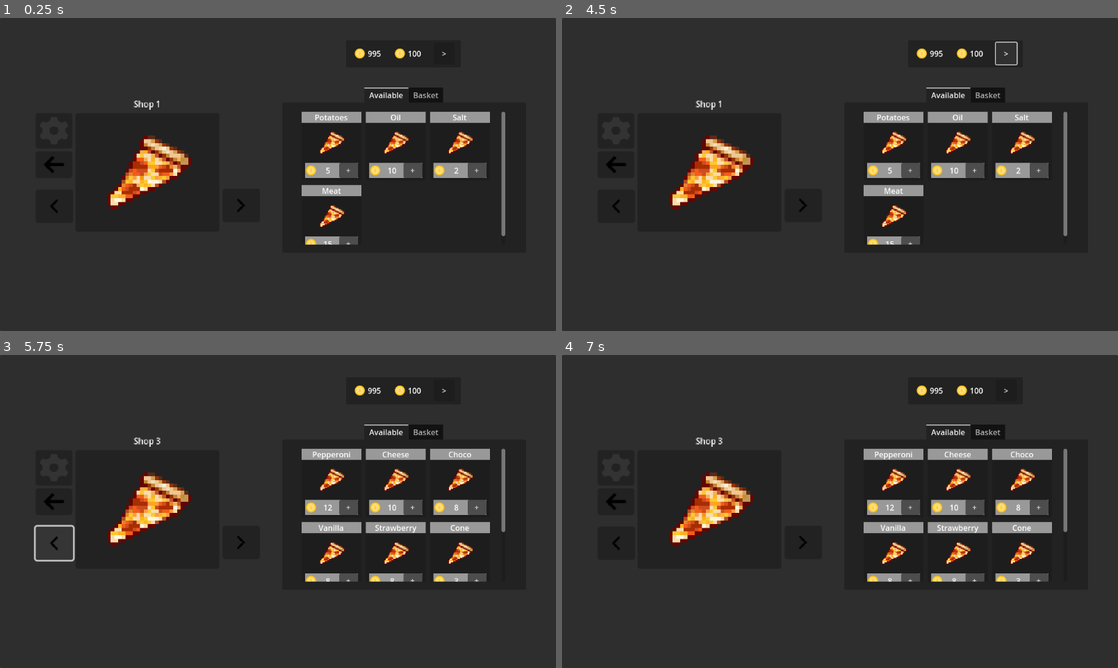
Above: before the commit, frames 1-4 (two rows, left to right).
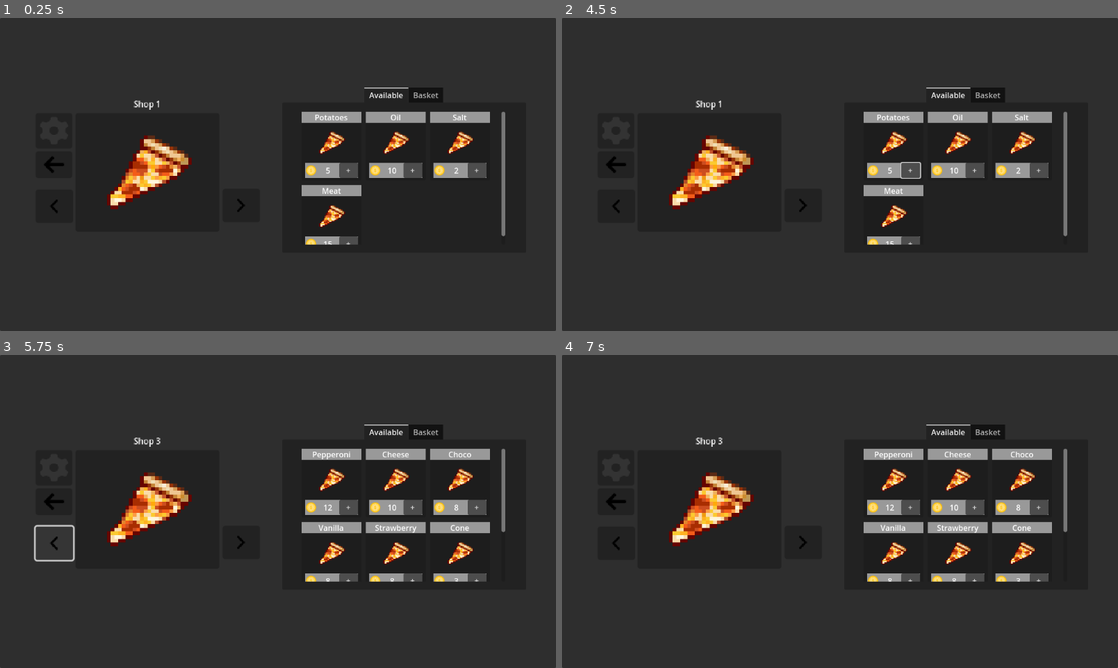
Above: after the commit, the same moments.

Repository: HartFinne/Cozy-Cuisine
Game: Godot game, scene res://Market (shops, items)/Scenes/market_scene.tscn
The game is run twice, just before and just after one commit, with the same random seed, the same clock (stepped at 60 frames per second) and the same inputs. The engine's default icon, where the game draws it, is replaced by a stand-in: a white triangle on a blue panel in a dark square.
Inputs (mouse positions are in pixels of both pictures, inside the frame that each line leads up to):
- Up to frame 1 (0.25 s): no input
- Up to frame 2 (4.5 s): click (617, 205) at 0.5 s; click "->" at 1.25 s; click "->" at 2 s; click (801, 205) at 2.75 s; click "+" at 3.5 s; click (1006, 52) at 4.25 s, where only the run before the commit has a clickable ">"
- Up to frame 3 (5.75 s): click (55, 542) at 5 s
- Up to frame 4 (7 s): click "->" at 5.75 s; click "->" at 6.5 s

The runs differ from the first frame. In frame 1, 0.2% of the frame differs, in the area x 63-81%, y 9-14%; in frame 2, 0.3%, in the area x 60-82%, y 7-52%; in frame 3, 0.2%; in frame 4, 0.2%.

Commit message:
Sure Done in market scene
i added validation when buying ingredients if money is enough or not

Diff:
--- a/JSON (dictionaries, data)/basket_data.json
+++ b/JSON (dictionaries, data)/basket_data.json
@@ -1,3 +1,8 @@
 {
-
+	"Oil": {
+		"image": "res://Market (shops, items)/Assets/Ingredients/81_pizza.png",
+		"name": "Oil",
+		"price": 10,
+		"quantity": 1
+	}
 }
--- a/JSON (dictionaries, data)/player_data.json
+++ b/JSON (dictionaries, data)/player_data.json
@@ -1,13 +1,19 @@
 {
-	"budget": 995.0,
+	"budget": 5.0,
 	"days": 1.0,
 	"expenses": 0.0,
 	"inventory": {
+		"MixedVeg": {
+			"image": "res://Market (shops, items)/Assets/Ingredients/81_pizza.png",
+			"name": "MixedVeg",
+			"price": 6,
+			"quantity": 1
+		},
 		"Oil": {
 			"image": "res://Market (shops, items)/Assets/Ingredients/81_pizza.png",
 			"name": "Oil",
 			"price": 10.0,
-			"quantity": 5.0
+			"quantity": 6.0
 		},
 		"Potatoes": {
 			"image": "res://Market (shops, items)/Assets/Ingredients/81_pizza.png",
--- a/Market (shops, items)/Scenes/ingredient_container.tscn
+++ b/Market (shops, items)/Scenes/ingredient_container.tscn
@@ -10,10 +10,10 @@
 
 [node name="IngredientContainer" type="PanelContainer"]
 anchors_preset = -1
-anchor_right = 0.113715
-anchor_bottom = 0.29321
-offset_right = -91.0003
-offset_bottom = -150.0
+anchor_right = 0.131944
+anchor_bottom = 0.300926
+offset_right = -112.001
+offset_bottom = -155.0
 script = ExtResource("1_aq5bi")
 metadata/_edit_use_anchors_ = true
 
--- a/Market (shops, items)/Scenes/market_scene.tscn
+++ b/Market (shops, items)/Scenes/market_scene.tscn
@@ -136,6 +136,7 @@
 text = "BUY"
 
 [node name="MoneyContainer" parent="Panel" instance=ExtResource("6_mojl1")]
+visible = false
 layout_mode = 1
 anchor_left = 0.622396
 anchor_top = 0.0709877
@@ -143,4 +144,9 @@
 anchor_bottom = 0.157407
 offset_right = 0.0
 
+[node name="ErrorPopup" type="AcceptDialog" parent="Panel"]
+unique_name_in_owner = true
+initial_position = 2
+size = Vector2i(470, 235)
+
 [connection signal="pressed" from="Panel/TabContainer/Basket/HBoxContainer/BuyButton" to="Panel/TabContainer/Basket" method="_on_buy_button_pressed"]
--- a/Market (shops, items)/Scripts/basket.gd
+++ b/Market (shops, items)/Scripts/basket.gd
@@ -44,17 +44,34 @@
 
 # Handle the buy button press
 signal purchase_completed(total_cost)
+@onready var error_popup: AcceptDialog = %ErrorPopup
 
 func _on_buy_button_pressed() -> void:
 	load_inventory_data()
 	print("Buy button Working")
 
+	var total_cost = calculate_total_cost()
+
+	if total_cost > MoneyManager.budget:
+		error_popup.dialog_text = "Not enough money!"  # Set the error message
+		error_popup.title = "Warning"
+		error_popup.popup_centered()  # Show the pop-up in the center
+		return  # Stop the function if there's not enough budget
+
 	merge_basket_into_inventory()
 	save_inventory_data()
 
+# Calculate total cost before purchase
+func calculate_total_cost() -> float:
+	var total_cost = 0
+	for item_name in basket_data.keys():
+		var ingredient = basket_data[item_name]
+		total_cost += ingredient["price"] * ingredient["quantity"]
+	return total_cost
+
 # Merge basket_data into inventory_data
 func merge_basket_into_inventory() -> void:
-	var total_cost = 0
+	var total_cost = calculate_total_cost()
 	for item_name in basket_data.keys():
 		var ingredient = basket_data[item_name]
 		if item_name in inventory_data:
